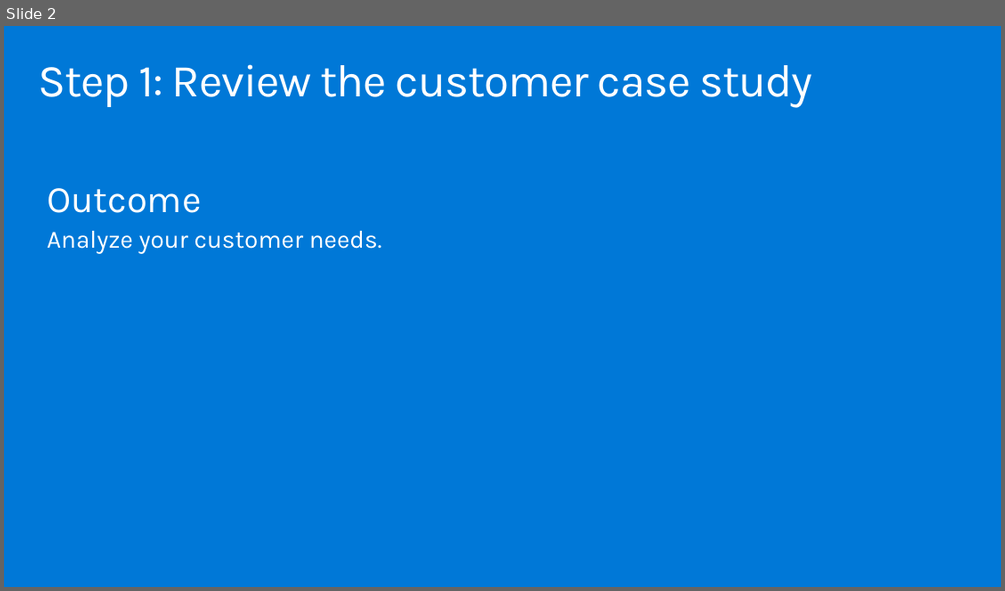
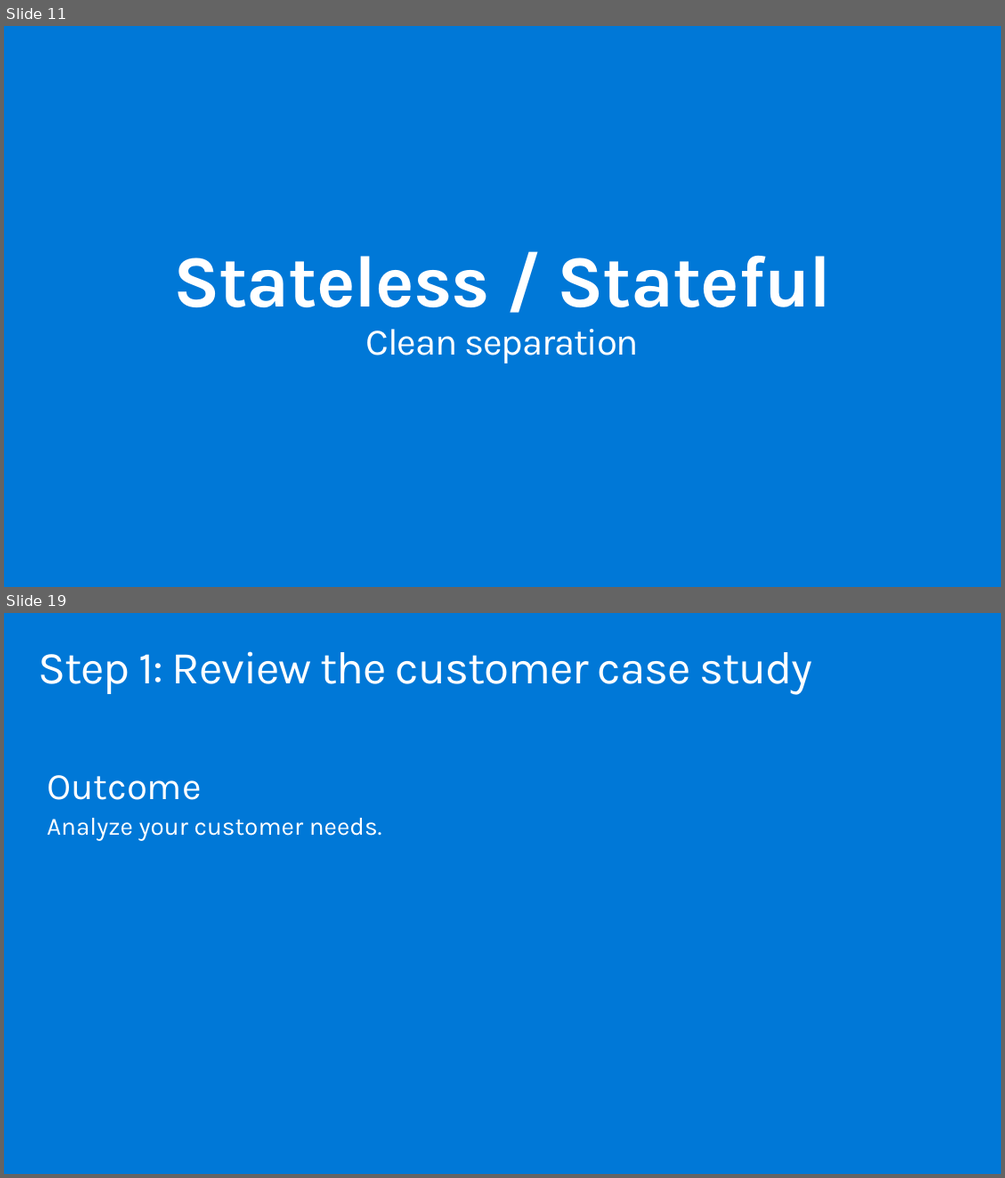
Before and after one commit to ActiveSolution/aiw-cloud-native, a slide deck: AIW Cloud Native.pptx. Shown one above the other, each under a label of ours: slide 2 before the commit, slides 11 and 19 after it; the slides between them are not shown. The pictures are 1005x591 and 1005x1178 pixels, drawn with LibreOffice and Linux fonts; fonts in the diff are those of the drawing. Boxes give left, top, right and bottom in pixels: in the first picture for what was removed or moved away, otherwise in the second. Text is boxed around its words. In the diff, an @@ line names an element or a change of style, - is before the commit and + after.

```diff
--- a/AIW Cloud Native.pptx
+++ b/AIW Cloud Native.pptx
@@ slide 11 added at [4, 26, 1001, 587], background #0078D7 @@
@@ title added at [173, 256, 832, 363], 70.6 pt, text #FFFFFF, bold @@
+Stateless / Stateful
+Clean separation
@@ what was slide 2 is now slide 19 @@
```
Also in this commit, not shown: 1 slide changed, 30 other slides added.
